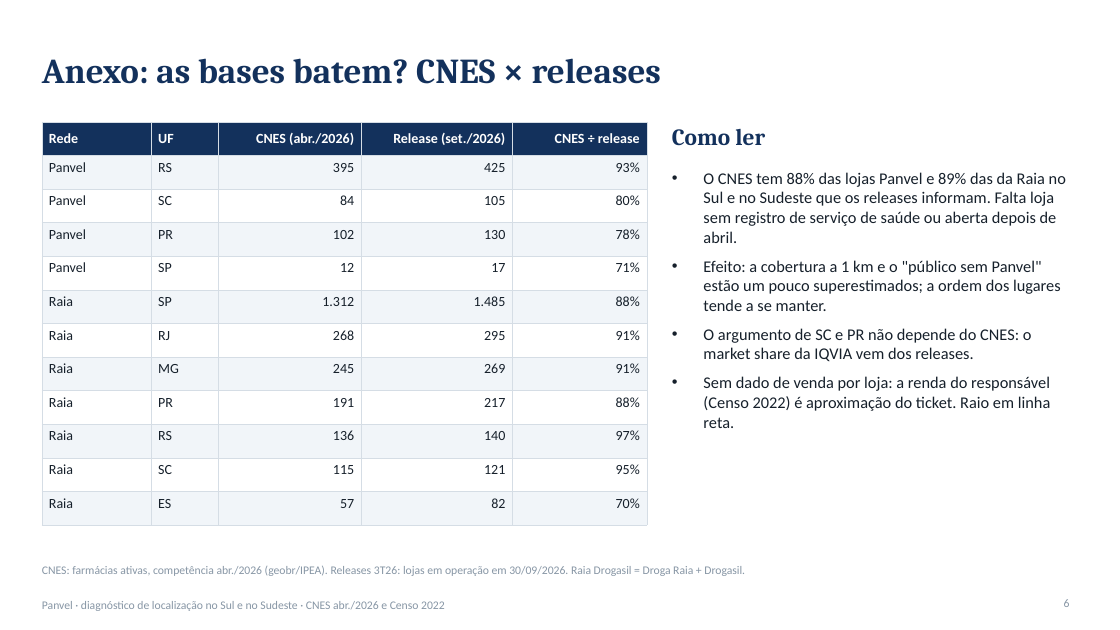
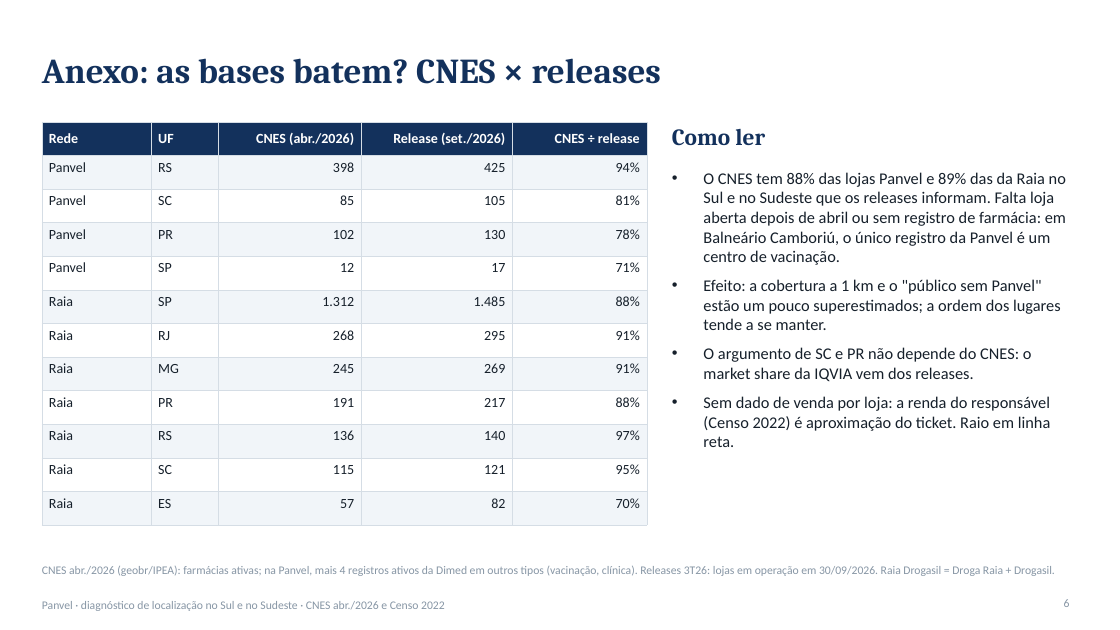
Before and after one commit to pedromartinilehn/DesenvolvimentoEconomico, a slide deck: slide 6 of farmacias/brasil/diagnostico-panvel/APRESENTACAO-panvel-sul-sudeste.pptx. Drawn at 1120x630 pixels with LibreOffice and Linux fonts; fonts in the diff are those of the drawing. Boxes give left, top, right and bottom in pixels: in the first picture for what was removed or moved away, otherwise in the second. Text is boxed around its words. In the diff, an @@ line names an element or a change of style, - is before the commit and + after.

```diff
--- a/farmacias/brasil/diagnostico-panvel/APRESENTACAO-panvel-sul-sudeste.pptx
+++ b/farmacias/brasil/diagnostico-panvel/APRESENTACAO-panvel-sul-sudeste.pptx
@@ table at (x1=42, y1=122, x2=647, y2=512) @@
-row 2, column 3: 395
+row 2, column 3: 398
-row 2, column 5: 93%
+row 2, column 5: 94%
-row 3, column 3: 84
+row 3, column 3: 85
-row 3, column 5: 80%
+row 3, column 5: 81%
@@ text at (x1=703, y1=172, x2=1066, y2=265): text changed @@
-• O CNES tem 88% das lojas Panvel e 89% das da Raia no Sul e no Sudeste que os releases informam. Falta loja sem registro de serviço de saúde ou aberta depois de abril.
+• O CNES tem 88% das lojas Panvel e 89% das da Raia no Sul e no Sudeste que os releases informam. Falta loja aberta depois de abril ou sem registro de farmácia: em Balneário Camboriú, o único registro da Panvel é um centro de vacinação.
@@ text at (x1=42, y1=566, x2=1055, y2=576): text changed @@
-CNES: farmácias ativas, competência abr./2026 (geobr/IPEA). Releases 3T26: lojas em operação em 30/09/2026. Raia Drogasil = Droga Raia + Drogasil.
+CNES abr./2026 (geobr/IPEA): farmácias ativas; na Panvel, mais 4 registros ativos da Dimed em outros tipos (vacinação, clínica). Releases 3T26: lojas em operação em 30/09/2026. Raia Drogasil = Droga Raia + Drogasil.
```
Also in this commit, not shown: 4 other slides changed, 17 other files.
